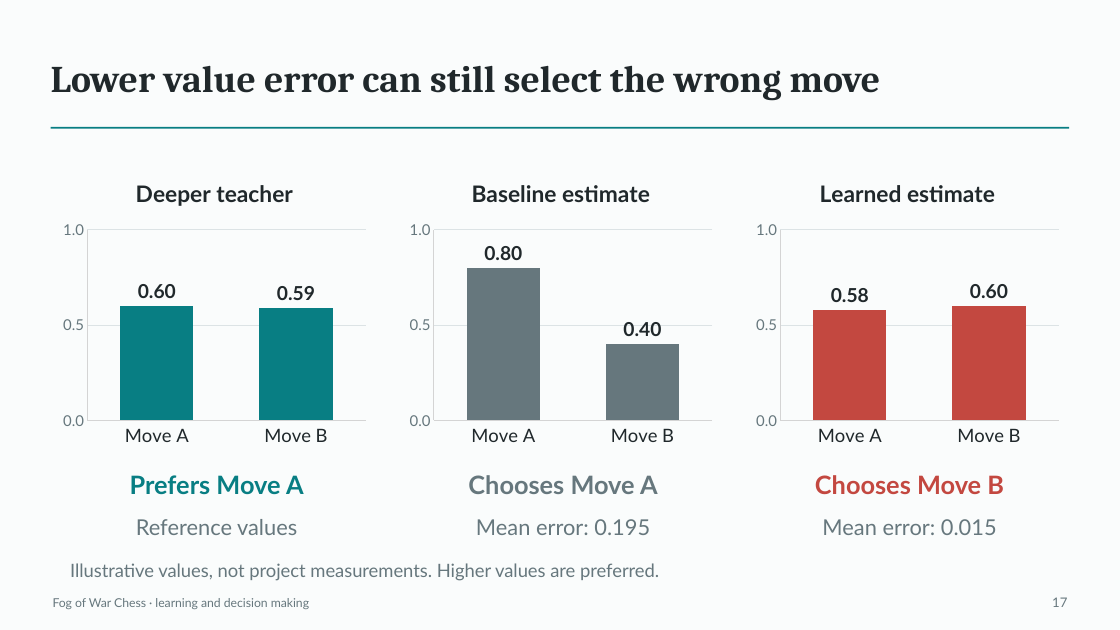
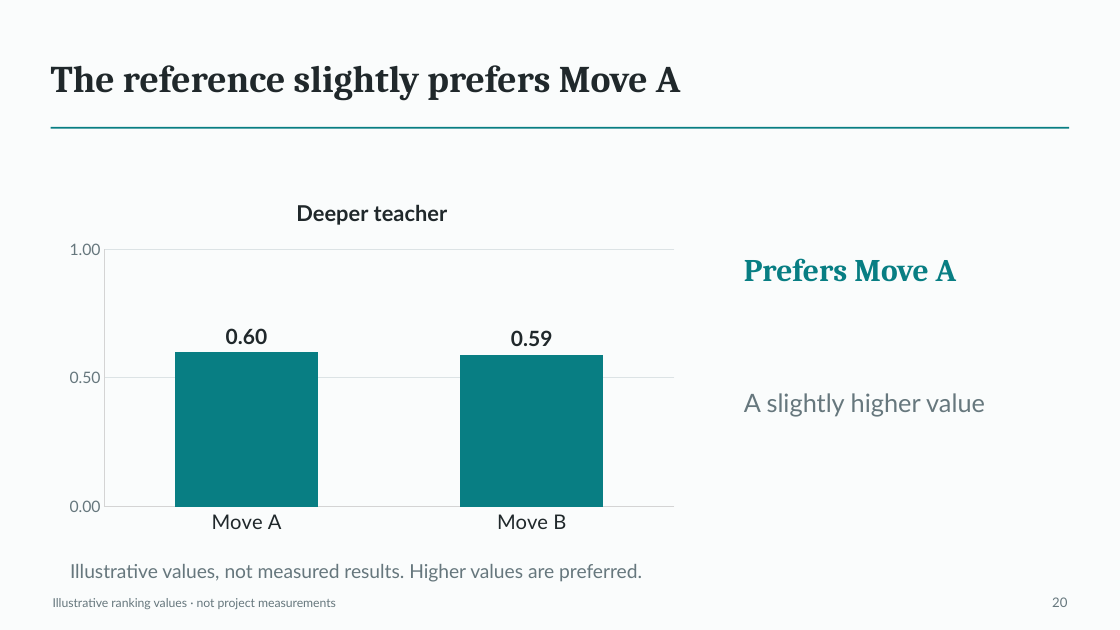
Before and after one commit to Mr-Teal/CS5446_project, a slide deck: slide 20 of docs/drafts/presentation-draft.pptx (slide 17 before the commit). Drawn at 1120x630 pixels with LibreOffice and Linux fonts; fonts in the diff are those of the drawing. Boxes give left, top, right and bottom in pixels: in the first picture for what was removed or moved away, otherwise in the second. Text is boxed around its words. In the diff, an @@ line names an element or a change of style, - is before the commit and + after.

```diff
--- a/docs/drafts/presentation-draft.pptx
+++ b/docs/drafts/presentation-draft.pptx
@@ text at box(51, 65, 681, 101): text changed; size 21.8 to 32.2 pt; font Lato to Cambria; text colour #66777D to #20282B @@
-Chooses Move A
+The reference slightly prefers Move A
@@ text removed at box(51, 66, 881, 101) @@
-Lower value error can still select the wrong move
@@ column chart removed at box(403, 163, 718, 452) @@
-title "Baseline estimate "
-categories: Move A, Move B
-Series 1: 0.8, 0.4
@@ column chart removed at box(750, 163, 1065, 452) @@
-title "Learned estimate "
-categories: Move A, Move B
-Series 1: 0.58, 0.6
@@ column chart at box(57, 181, 687, 542) @@
@@ data labels of Series 1 changed @@
@@ category axis changed @@
@@ value axis changed @@
@@ bar spacing changed @@
@@ column chart: place and size @@
-column chart at box(57, 163, 372, 452)
+column chart at box(57, 181, 687, 542)
@@ text "Prefers Move A": place and size @@
-text "Prefers Move A" at box(130, 475, 304, 495)
+text "Prefers Move A" at box(744, 258, 957, 282)
@@ text "Prefers Move A" at box(744, 258, 957, 282): size 21.8 to 27 pt, font Lato to Cambria; alignment centre to left @@
@@ text added at box(744, 393, 985, 417), 21.8 pt, text #66777D @@
+A slightly higher value
@@ text removed at box(815, 475, 1004, 494) @@
-Chooses Move B
@@ text removed at box(136, 519, 297, 535) @@
-Reference values
@@ text removed at box(476, 519, 650, 535) @@
-Mean error: 0.195
@@ text removed at box(822, 519, 997, 535) @@
-Mean error: 0.015
@@ text at box(70, 564, 642, 582): text changed; size 15.8 to 16.5 pt @@
-Illustrative values, not project measurements. Higher values are preferred.
+Illustrative values, not measured results. Higher values are preferred.
@@ text at box(53, 598, 336, 609): text changed @@
-Fog of War Chess · learning and decision making
+Illustrative ranking values · not project measurements
@@ text at box(1052, 597, 1067, 607): text changed @@
-17
+20
```
Also in this commit, not shown: 8 other slides changed, 7 slides added, 1 slide removed, 3 other files.
